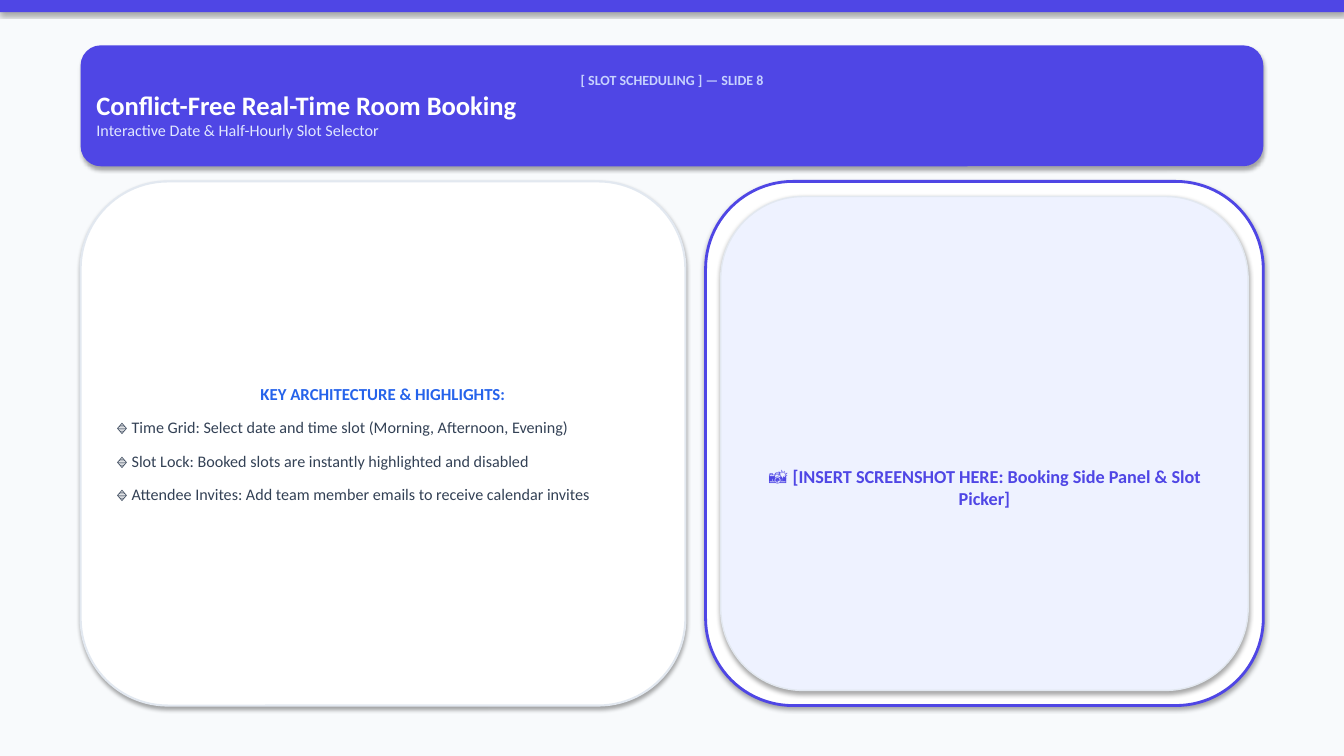
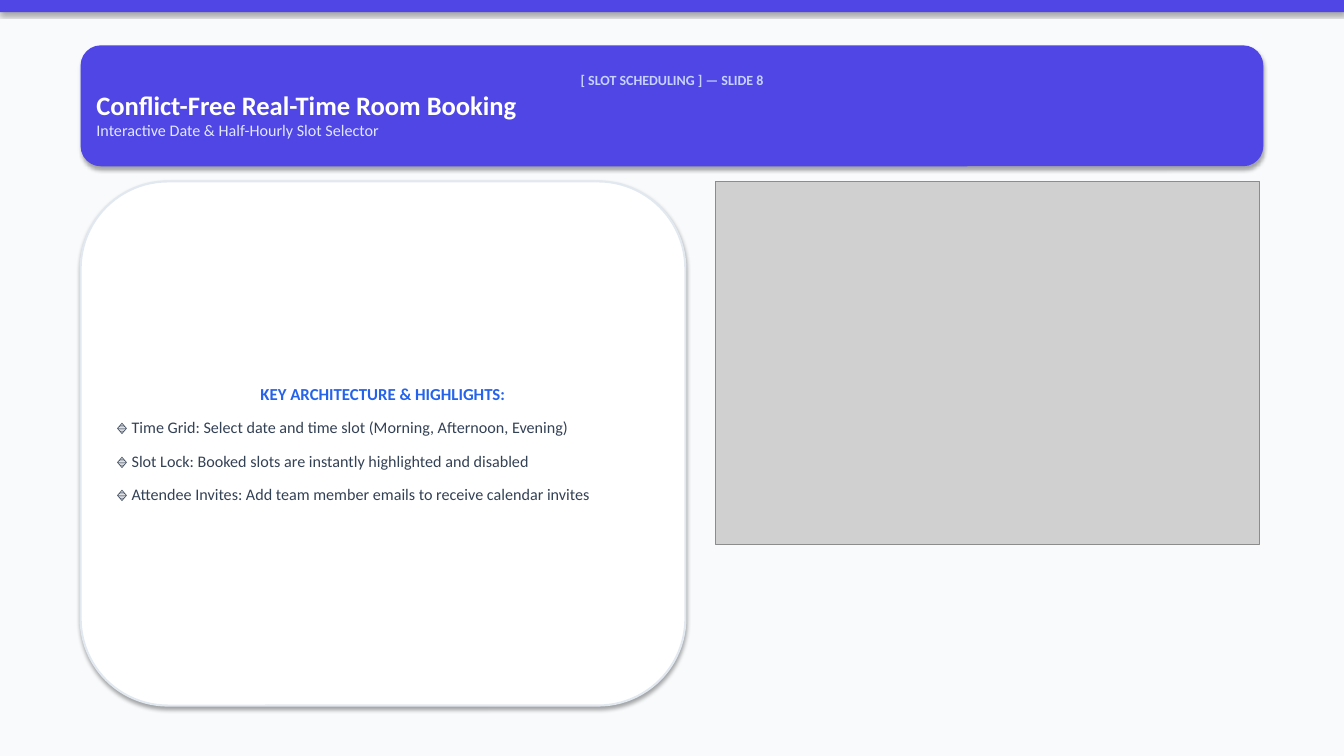
Before and after one commit to VishalMishraCSE/meeting-room-booking-system, a slide deck: slide 8 of document/PRESENTATION_DECK_SLIDES.pptx. Drawn at 1344x756 pixels with LibreOffice and Linux fonts; fonts in the diff are those of the drawing; grey boxes stand for pictures. Boxes give left, top, right and bottom in pixels: in the first picture for what was removed or moved away, otherwise in the second. Text is boxed around its words. In the diff, an @@ line names an element or a change of style, - is before the commit and + after.

```diff
--- a/document/PRESENTATION_DECK_SLIDES.pptx
+++ b/document/PRESENTATION_DECK_SLIDES.pptx
@@ rounded rectangle removed at (x1=706, y1=181, x2=1263, y2=706) @@
@@ picture added at (x1=716, y1=181, x2=1260, y2=544) @@
@@ rounded rectangle removed at (x1=721, y1=197, x2=1248, y2=691) @@
-📸 [INSERT SCREENSHOT HERE: Booking Side Panel & Slot Picker]
```
Also in this commit, not shown: 17 other slides changed, 3 other files.
